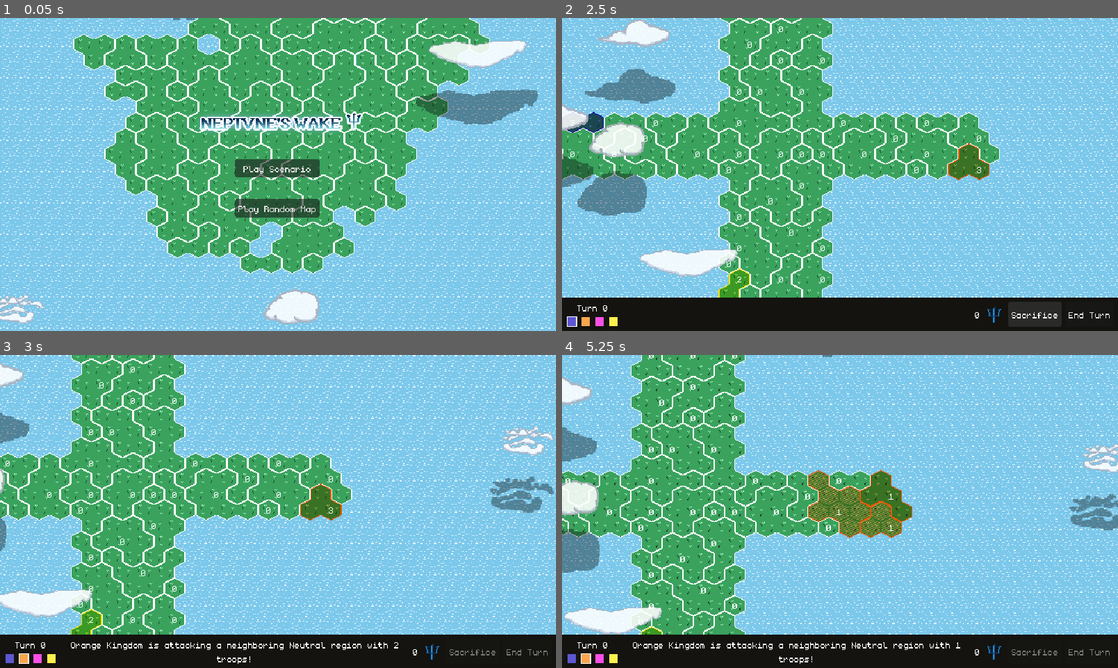
Above: before the commit, frames 1-4 (two rows, left to right).
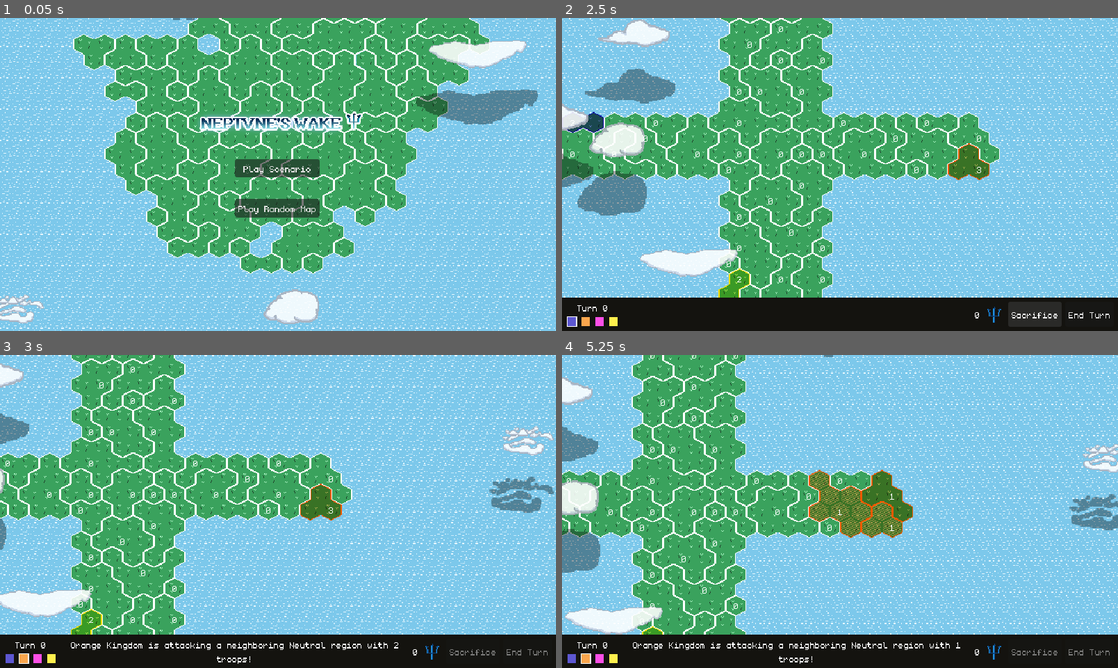
Above: after the commit, the same moments.

Repository: feored/LD54
Game: Godot game, scene res://scenes/main_menu/main_menu.tscn
Same seed, same stepped clock (60 frames per second), same inputs: the game is played once before the commit and once after it.
Inputs (mouse positions are in pixels of both pictures, inside the frame that each line leads up to):
- Up to frame 1 (0.05 s): no input
- Up to frame 2 (2.5 s): click "Play Scenario" at 0.5 s; click "Play" at 1.25 s; click "Sacrifice" at 2 s
- Up to frame 3 (3 s): click "End Turn" at 2.75 s
- Up to frame 4 (5.25 s): move the mouse to (962, 495) at 3.52 s; click (962, 495) at 3.67 s; drag from (728, 527) to (812, 574) at 4.27 s; move the mouse to (895, 442) at 5.02 s; click (895, 442) at 5.17 s

Frame 1 is identical in both runs. In frame 2, less than 0.1% of the frame differs, in the area x 3-20%, y 17-64%; in frame 3, 0.2%; in frame 4, 12%, in the area x 0-100%, y 0-90%.

Commit message:
Fix camera drag.

Diff:
--- a/project.godot
+++ b/project.godot
@@ -42,3 +42,4 @@
 
 textures/canvas_textures/default_texture_filter=0
 textures/default_filters/use_nearest_mipmap_filter=true
+2d/snap/snap_2d_transforms_to_pixel=true
--- a/scenes/main/main.gd
+++ b/scenes/main/main.gd
@@ -482,4 +482,4 @@
 	save()
 
 func _on_center_btn_pressed():
-	await self.world.camera.move_bounded(self.world.coords_to_pos(Constants.WORLD_CENTER), 5)
+	await self.world.camera.move_smoothed(self.world.coords_to_pos(Constants.WORLD_CENTER), 5)
--- a/world/camera/Camera2D.gd
+++ b/world/camera/Camera2D.gd
@@ -4,13 +4,18 @@
 var active = true
 
 const edge = 24
-const step = 5
 const limit = 24*8
 
 
 @onready var viewport_size = get_viewport().content_scale_size
 var start_position = Constants.NULL_POS
 var is_dragging = false
+
+
+
+func _ready():
+	self.position_smoothing_enabled = false
+	self.position_smoothing_speed = 5
 
 # Called every frame. 'delta' is the elapsed time since the previous frame.
 func _process(_delta):
@@ -21,14 +26,17 @@
 	if not active:
 		return
 	var local_mouse_pos = get_local_mouse_position()
-	if local_mouse_pos.x < start_position.x and position.x < limit:
-		position.x += step
-	if local_mouse_pos.x > start_position.x and position.x > -limit:
-		position.x -= step
-	if local_mouse_pos.y < start_position.y and position.y < limit:
-		position.y += step
-	if local_mouse_pos.y > start_position.y and position.y > -limit:
-		position.y -= step
+	var new_position = position + (start_position - local_mouse_pos)
+	if new_position.x < -limit:
+		new_position.x = -limit
+	elif new_position.x > limit:
+		new_position.x = limit
+	if new_position.y < -limit:
+		new_position.y = -limit
+	elif new_position.y > limit:
+		new_position.y = limit
+	self.position = new_position
+	return local_mouse_pos
 
 func _unhandled_input(event):
 	if Settings.input_locked:
@@ -42,14 +50,15 @@
 				is_dragging = false
 	elif event is InputEventMouseMotion:
 		if start_position != Constants.NULL_POS:
-			move()
-			start_position = get_local_mouse_position()
+			start_position = move()
 			is_dragging = true
 
-func move_bounded(target, precision = 1):
+func move_smoothed(target, precision = 1):
 	if not active:
 		return
+	self.position_smoothing_enabled = true
 	self.position = target - Vector2(self.viewport_size/2)
 	var arrived_center = target
 	while abs((arrived_center - get_screen_center_position()).length_squared()) > precision:
 		await Utils.wait(0.1)
+	self.position_smoothing_enabled = false
--- a/world/world.gd
+++ b/world/world.gd
@@ -171,7 +171,7 @@
 			self.messenger.call("%s begs the gods to strike down the land of %s..." % [team_name, enemy_team_name])
 	else:
 		self.messenger.call("A patch of land sinks somewhere...")
-	await self.camera.move_bounded(self.coords_to_pos(coords_array[0]), 5)
+	await self.camera.move_smoothed(self.coords_to_pos(coords_array[0]), 5)
 	for coords in coords_array:
 		await self.tiles[coords].delete()
 
@@ -280,7 +280,7 @@
 		else:
 			var enemy_team_name = Constants.TEAM_NAMES[self.regions[region_to].team]
 			self.messenger.call("%s is attacking a neighboring %s region with %s troops!" % [team_name, enemy_team_name, moved_units])
-		await self.camera.move_bounded(self.coords_to_pos(self.regions[region_from].center_tile()), 5)
+		await self.camera.move_smoothed(self.coords_to_pos(self.regions[region_from].center_tile()), 5)
 
 	if regions[region_from].team == regions[region_to].team:
 		regions[region_from].set_units(1)
